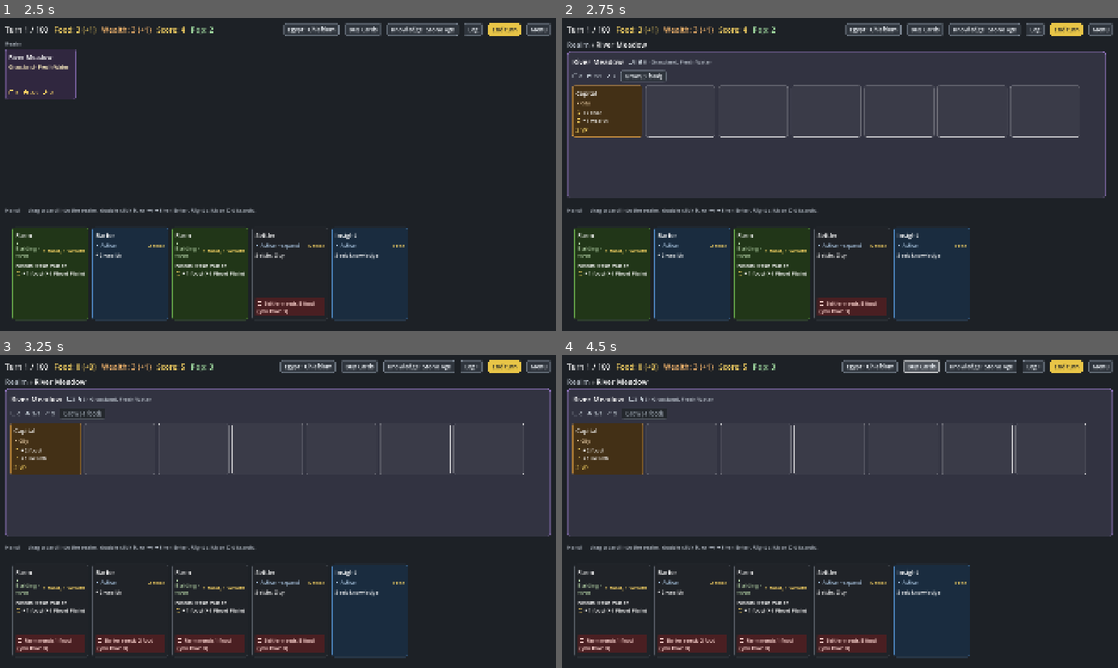
Above: before the commit, frames 1-4 (two rows, left to right).
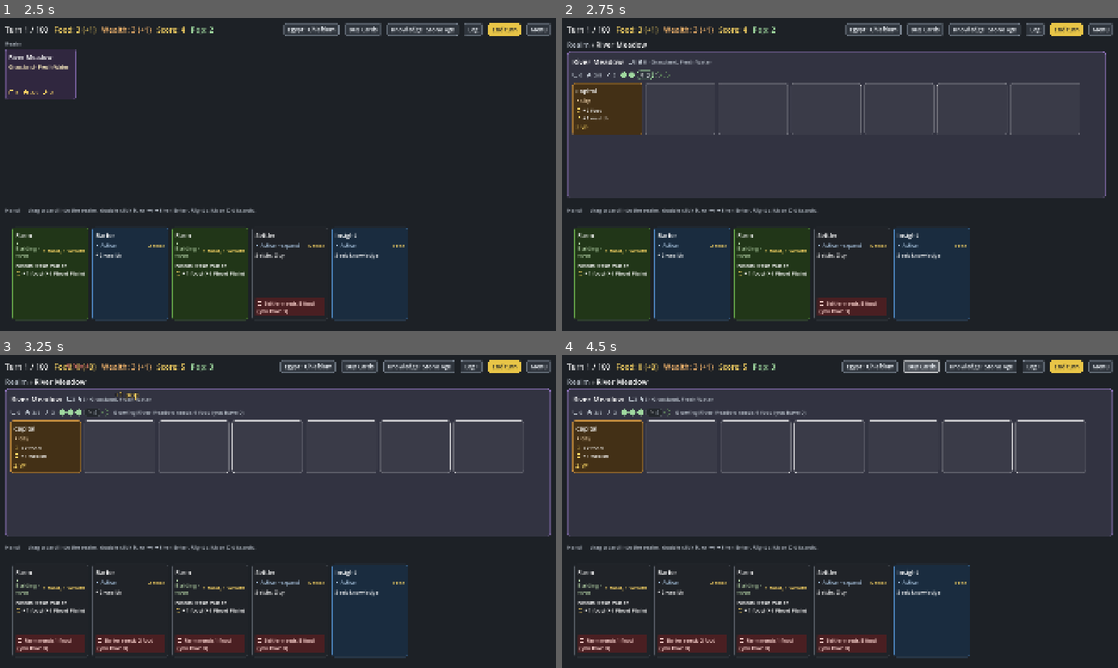
Above: after the commit, the same moments.

Repository: r888888888/4x-card-game
Game: Godot game, scene res://ui/main.tscn
Same seed, same stepped clock (60 frames per second), same inputs: the game is played once before the commit and once after it.
Inputs (mouse positions are in pixels of both pictures, inside the frame that each line leads up to):
- Up to frame 1 (2.5 s): click "New game" at 0.5 s; click "Start" at 1.25 s; tap Enter (ui_accept) at 2 s; drag from (38, 74) to (333, 105) at 2.02 s
- Up to frame 2 (2.75 s): no input
- Up to frame 3 (3.25 s): click (83, 411) at 2.75 s, where only the run after the commit has a clickable "3"
- Up to frame 4 (4.5 s): click "Egypt · Chiefdom" at 3.5 s; click "Buy Cards" at 4.25 s

Frame 1 is identical in both runs. In frame 2, 1.9% of the frame differs, in the area x 1-94%, y 16-39%; in frame 3, 1.8%; in frame 4, 1.8%.

Commit message:
124: pop shows as a pip meter with Grow on the first empty pip, the reason as a line, and a grow animates into the Pop counter
Co-Authored-By: Claude Opus 5.5 <noreply@anthropic.com>

Diff:
--- /dev/null
+++ b/assets/icons/food.svg
@@ -0,0 +1 @@
+<svg xmlns="http://www.w3.org/2000/svg" viewBox="0 0 24 24" fill="white"><path d="M11.1 9h1.8v13.5h-1.8z"/><ellipse cx="12" cy="4.6" rx="1.9" ry="3.3"/><ellipse cx="8.6" cy="9" rx="1.7" ry="3.1" transform="rotate(-35 8.6 9)"/><ellipse cx="15.4" cy="9" rx="1.7" ry="3.1" transform="rotate(35 15.4 9)"/><ellipse cx="8.6" cy="14.2" rx="1.7" ry="3.1" transform="rotate(-35 8.6 14.2)"/><ellipse cx="15.4" cy="14.2" rx="1.7" ry="3.1" transform="rotate(35 15.4 14.2)"/></svg>
--- a/ui/game_theme.gd
+++ b/ui/game_theme.gd
@@ -2,10 +2,12 @@
 extends RefCounted
 ## The UI's theme, built in code at startup from the Palette (backlog 106; 097: no editor-generated .tres, so it can't
 ## go stale). Buttons, the accent button and text fields, plus type variations for the looks the UI repeats:
-## Heading, Title and Stat labels, and DarkPanel (an overlay's or a modal's panel). A control takes one with
+## Heading, Title and Stat labels, DarkPanel (an overlay's or a modal's panel) and the pop meter's PipFilled, PipEmpty
+## and GrowPip (124). A control takes one with
 ## theme_type_variation instead of its own overrides.
 
 const DEFAULT_FONT_SIZE := 20  # everything without a size of its own (log, buttons, inputs)
+const PIP_SIZE := 22  # a pop meter pip's width and height (124)
 
 
 static func build() -> Theme:
@@ -18,7 +20,36 @@
 	_link(t)
 	t.set_type_variation("DarkPanel", "PanelContainer")
 	t.set_stylebox("panel", "DarkPanel", dark_panel())
+	_pips(t)
 	return t
+
+
+## The territory view's pop meter (124): a pip per housing, PipFilled for each pop and PipEmpty for the room left
+## (Panels), and GrowPip, the button on the first empty pip: a pip-coloured border round its cost and food icon.
+static func _pips(t: Theme) -> void:
+	for variation: String in ["PipFilled", "PipEmpty"]:
+		var filled := variation == "PipFilled"
+		var pip := UIKit.panel_style(Palette.POP if filled else Color.TRANSPARENT, Palette.POP.darkened(0.0 if filled else 0.45), 0)
+		pip.set_border_width_all(2)
+		pip.set_corner_radius_all(PIP_SIZE / 2)
+		t.set_type_variation(variation, "Panel")
+		t.set_stylebox("panel", variation, pip)
+	t.set_type_variation("GrowPip", "Button")
+	for state in ["normal", "hover", "pressed", "disabled"]:
+		var box := _box(Palette.CONTROL, Palette.POP)
+		box.set_corner_radius_all(PIP_SIZE / 2)
+		box.content_margin_left = 10
+		box.content_margin_right = 12
+		box.content_margin_top = 2
+		box.content_margin_bottom = 2
+		if state == "hover":
+			box.bg_color = Palette.CONTROL.lightened(0.15)
+			box.border_color = Color.WHITE
+		elif state == "disabled":
+			box.bg_color = Palette.CONTROL_DISABLED
+			box.border_color = Palette.CONTROL_DISABLED_BORDER
+		t.set_stylebox(state, "GrowPip", box)
+	t.set_constant("icon_max_width", "GrowPip", 20)
 
 
 ## "Link": a flat Button that reads as a title you can click (a header's way back, 118): dim, accent on hover.
--- a/ui/icons.gd
+++ b/ui/icons.gd
@@ -2,6 +2,8 @@
 extends RefCounted
 ## Swaps the text glyphs the game uses (the engine's "⟳", the UI's type marks and so on) for icon
 ## images, in card labels and in the log. Icons are white SVGs in assets/icons/, tinted here.
+
+const FOOD := preload("res://assets/icons/food.svg")  # on the Grow pip, beside its food cost (124)
 
 ## Glyph -> [texture, tint, scale]. A null tint means the icon takes the colour of the text around
 ## it. scale is the icon's height as a fraction of the font size (the type marks sit small, like the
--- a/ui/main.gd
+++ b/ui/main.gd
@@ -358,6 +358,11 @@
 
 
 # --- Rendering ---
+
+## The tokens for a grow from the territory view's pop meter, the pip at from (124).
+func fly_grow(from: Vector2, cost: int) -> void:
+	_top_bar.fly_grow(fx, cost, from)
+
 
 func _on_card_played(outcome: Dictionary) -> void:
 	_outcome = outcome
--- a/ui/territory_view.gd
+++ b/ui/territory_view.gd
@@ -2,7 +2,7 @@
 extends VBoxContainer
 ## The territory view (backlog 101): one settled territory, under a header ("← Realm", "Realm › River Meadow", 104),
 ## shown in place of the Realm section. The territory is the box (105): a frame in the territory colour titled with
-## its name and info, its stats and Grow, then its city and buildings and an outline per free slot; its card stays in
+## its name and info, its stats and pop meter, then its city and buildings and an outline per free slot; its card stays in
 ## the Realm. It keeps its own animated Navigator with the Realm as the root (a nested stack: the board's nav stays
 ## empty while a game is on,
 ## 103), and grows out of the territory's card when it opens (104). A drop anywhere on it targets its territory. The
@@ -13,7 +13,8 @@
 var uid := -1  # the territory shown, -1 while closed
 var header: ScreenHeader
 var back_button: Button  # the header's
-var grow_button: Button
+var grow_button: Button  # the pop meter's first empty pip: Grow, showing its food cost (124)
+var grow_reason: Label  # why Grow can't be used, dim, beside the meter; hidden when it can (124)
 var frame: PanelContainer  # the framed body, bordered in the territory colour: the territory itself
 var row: HFlowContainer  # the territory's city and buildings in tableau order, then the free-slot outlines
 
@@ -21,6 +22,9 @@
 var _info: RichTextLabel  # the territory card's info line (slots, housing, keywords, rolled resources)
 var _stats: RichTextLabel  # the live line, drawn with icons (123)
 var _outlines: Array[Panel] = []  # one per free slot, after the cards in row
+var _meter: HBoxContainer  # the pop meter (124): a pip per housing, Grow on the first empty one
+var _pips: Array[Panel] = []  # the meter's filled and empty pips, Grow not among them
+var _grow_cost := 0  # the food a grow from the meter is paying while it runs, so the next refresh animates it
 var _nav := Navigator.new()
 var _realm: Control
 var _board: MainScreen
@@ -61,8 +65,17 @@
 	_stats.autowrap_mode = TextServer.AUTOWRAP_OFF
 	_stats.size_flags_vertical = Control.SIZE_SHRINK_CENTER
 	bar.add_child(_stats)
-	grow_button = UIKit.button("", func(): Game.engine.grow(uid))
-	bar.add_child(grow_button)
+	_meter = HBoxContainer.new()
+	_meter.add_theme_constant_override("separation", 6)
+	bar.add_child(_meter)
+	grow_button = UIKit.button("", _grow)
+	grow_button.theme_type_variation = "GrowPip"
+	grow_button.icon = Icons.FOOD
+	grow_button.size_flags_vertical = Control.SIZE_SHRINK_CENTER
+	_meter.add_child(grow_button)
+	grow_reason = UIKit.heading("")
+	grow_reason.size_flags_vertical = Control.SIZE_SHRINK_CENTER
+	bar.add_child(grow_reason)
 	row = HFlowContainer.new()
 	row.size_flags_horizontal = Control.SIZE_EXPAND_FILL
 	row.add_theme_constant_override("h_separation", UIKit.CARD_GAP)
@@ -157,7 +170,7 @@
 		reset()
 
 
-## Lays out the open view: stats, Grow, and place(card, row, index) for each card.
+## Lays out the open view: stats, the pop meter, and place(card, row, index) for each card.
 func refresh(e: GameEngine, place: Callable) -> void:
 	if not is_open():
 		return
@@ -167,7 +180,7 @@
 			UIKit.pulse(_stats)
 		_stats.set_meta("source", line)
 		Icons.fill(_stats, line, 19, Palette.TEXT_DIM)
-	show_grow(grow_button, e, uid)
+	_show_meter(e)
 	var tableau := e.zone("tableau")
 	var territory := tableau.find(uid)
 	_name.text = territory.def.name
@@ -212,11 +225,65 @@
 	return "▢ %d   ⌂ %d/%d   ⚒ %d" % [s.free_slots, s.pop, s.housing, s.free_workers]
 
 
-## Shows button as territory t's Grow (with population on): its cost, disabled with the reason when it can't.
-static func show_grow(button: Button, e: GameEngine, t: int) -> void:
-	button.visible = e.population_on()
-	if button.visible:
-		var error := e.grow_error(t)
-		button.text = "Grow (%d food)" % e.grow_cost(t)
-		button.disabled = error != ""
-		button.tooltip_text = error
+## The pop meter's pips in order, Grow among them (124); none with population off.
+func pips() -> Array[Control]:
+	var out: Array[Control] = []
+	if _meter.visible:
+		for child in _meter.get_children():
+			if (child as Control).visible:
+				out.append(child)
+	return out
+
+
+## Grows the shown territory from the meter; the refresh that follows animates it (124).
+func _grow() -> void:
+	_grow_cost = Game.engine.grow_cost(uid)
+	Game.engine.grow(uid)
+	_grow_cost = 0
+
+
+## Shows the pop meter (with population on): a pip per housing, the first pop filled, Grow on the first empty one
+## (hidden at housing), and grow_error as a dim line when Grow can't be used. After a grow from the meter, the new
+## pip pops in and the board flies its tokens.
+func _show_meter(e: GameEngine) -> void:
+	_meter.visible = e.population_on()
+	var error := e.grow_error(uid) if _meter.visible else ""
+	grow_reason.visible = error != ""
+	grow_reason.text = error
+	if not _meter.visible:
+		return
+	var pop := e.pop(uid)
+	var room := pop < e.housing(uid)
+	grow_button.visible = room
+	grow_button.text = str(e.grow_cost(uid))
+	grow_button.disabled = error != ""
+	grow_button.tooltip_text = "Grow: +1 pop for %d food." % e.grow_cost(uid)
+	var plain := e.housing(uid) - (1 if room else 0)
+	while _pips.size() > plain:
+		_pips.pop_back().free()
+	while _pips.size() < plain:
+		var pip := Panel.new()
+		pip.custom_minimum_size = Vector2.ONE * GameTheme.PIP_SIZE
+		pip.size_flags_vertical = Control.SIZE_SHRINK_CENTER
+		pip.mouse_filter = Control.MOUSE_FILTER_IGNORE
+		_meter.add_child(pip)
+		_pips.append(pip)
+	for i in _pips.size():
+		_pips[i].theme_type_variation = "PipFilled" if i < pop else "PipEmpty"
+		_meter.move_child(_pips[i], i if i < pop else i + 1)
+	_meter.move_child(grow_button, pop)
+	if _grow_cost > 0:
+		_animate_grow(_pips[pop - 1], _grow_cost)
+
+
+## A grow from the meter: pip (the one just filled) pops in, then the board flies "+1 pop" from it and floats the
+## food cost up (124).
+func _animate_grow(pip: Panel, cost: int) -> void:
+	if not UIKit.calm():
+		pip.pivot_offset = Vector2.ONE * GameTheme.PIP_SIZE / 2
+		pip.scale = Vector2.ONE * 0.4
+		pip.create_tween().tween_property(pip, "scale", Vector2.ONE, Anim.POP_IN_TIME) \
+			.set_trans(Tween.TRANS_BACK).set_ease(Tween.EASE_OUT)
+	await get_tree().process_frame  # the meter lays out its pips
+	if is_instance_valid(pip):
+		_board.fly_grow(pip.get_global_rect().get_center(), cost)
--- a/ui/top_bar.gd
+++ b/ui/top_bar.gd
@@ -129,6 +129,15 @@
 			UIKit.GAIN_COLOR, score_label, n * Anim.TOKEN_STAGGER)
 
 
+## Tokens for a grow from the territory view's pop meter (124), on layer: the food cost floats up from Food and
+## "+1 pop" flies from the pip at from to the Pop counter, which pulses when it lands.
+func fly_grow(layer: Control, cost: int, from: Vector2) -> void:
+	var below := _food_label.get_global_rect().get_center() + Vector2(0, _food_label.size.y)
+	UIKit.float_token(layer, "−%d %s" % [cost, GameEngine.FOOD], below, UIKit.COST_COLOR, 0.0)
+	UIKit.fly_token(layer, "+1 pop", from, _pop_label.get_global_rect().get_center(), UIKit.GAIN_COLOR, _pop_label,
+		Anim.TOKEN_STAGGER)
+
+
 ## The counter for resource, or null if the bar has none.
 func resource_label(resource: String) -> Label:
 	if resource == GameEngine.FOOD:
